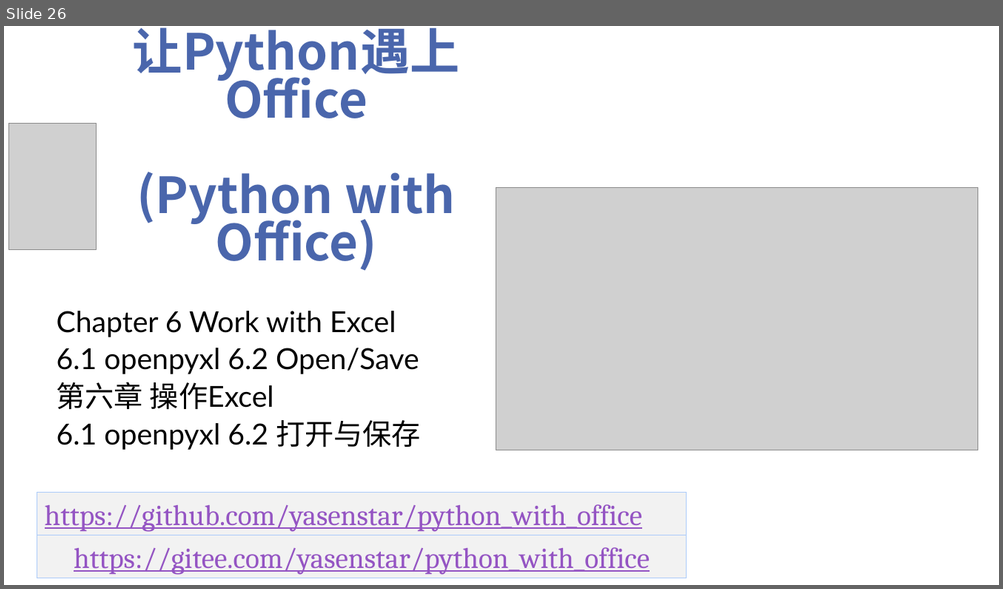
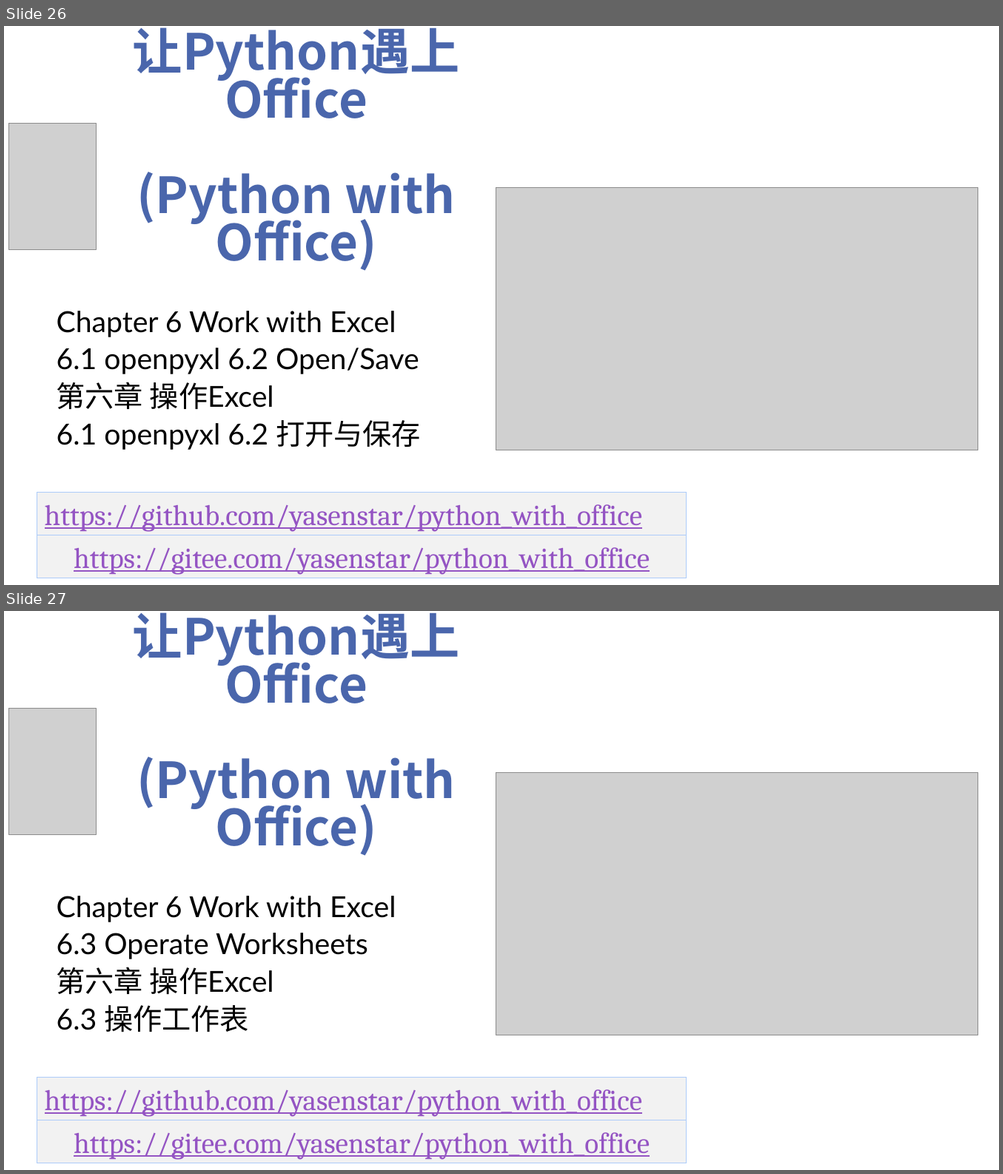
Before and after one commit to yasenstar/python_with_office, a slide deck: Video_Covers.pptx. Shown one above the other, each under a label of ours: slide 26 before the commit, slides 26 and 27 after it. The pictures are 1003x589 and 1003x1174 pixels, drawn with LibreOffice and Linux fonts; fonts in the diff are those of the drawing; grey boxes stand for pictures; background and template pictures are left out. Boxes give left, top, right and bottom in pixels: in the first picture for what was removed or moved away, otherwise in the second. Text is boxed around its words. In the diff, an @@ line names an element or a change of style, - is before the commit and + after.

```diff
--- a/Video_Covers.pptx
+++ b/Video_Covers.pptx
@@ slide 27 added at (x1=4, y1=611, x2=999, y2=1170), background picture (left out) @@
@@ title added at (x1=133, y1=612, x2=460, y2=856), 48 pt, text #4A66AC, bold @@
+让Python遇上Office
+(Python with Office)
@@ picture added at (x1=8, y1=708, x2=96, y2=834) @@
@@ picture added at (x1=495, y1=772, x2=978, y2=1035) @@
@@ subtitle added at (x1=57, y1=896, x2=395, y2=1033), 28 pt, text #000000 @@
+Chapter 6 Work with Excel
+6.3 Operate Worksheets
+第六章 操作Excel
+6.3 操作工作表
@@ rectangle added at (x1=37, y1=1078, x2=686, y2=1121), fill #F2F2F2, outline #ACCBF9 0.75 pt, 28 pt, text #9454C3, underline @@
+https://github.com/yasenstar/python_with_office
@@ rectangle added at (x1=37, y1=1121, x2=686, y2=1163), fill #F2F2F2, outline #ACCBF9 0.75 pt, 28 pt, text #9454C3, underline @@
+https://gitee.com/yasenstar/python_with_office
```
